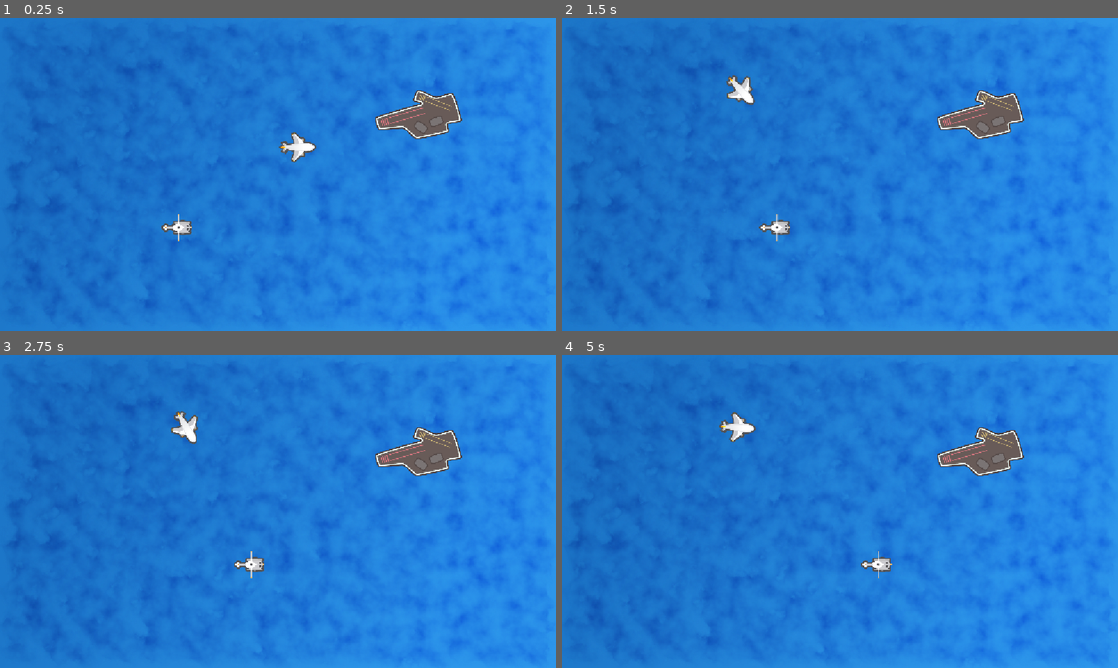
Above: before the commit, frames 1-4 (two rows, left to right).
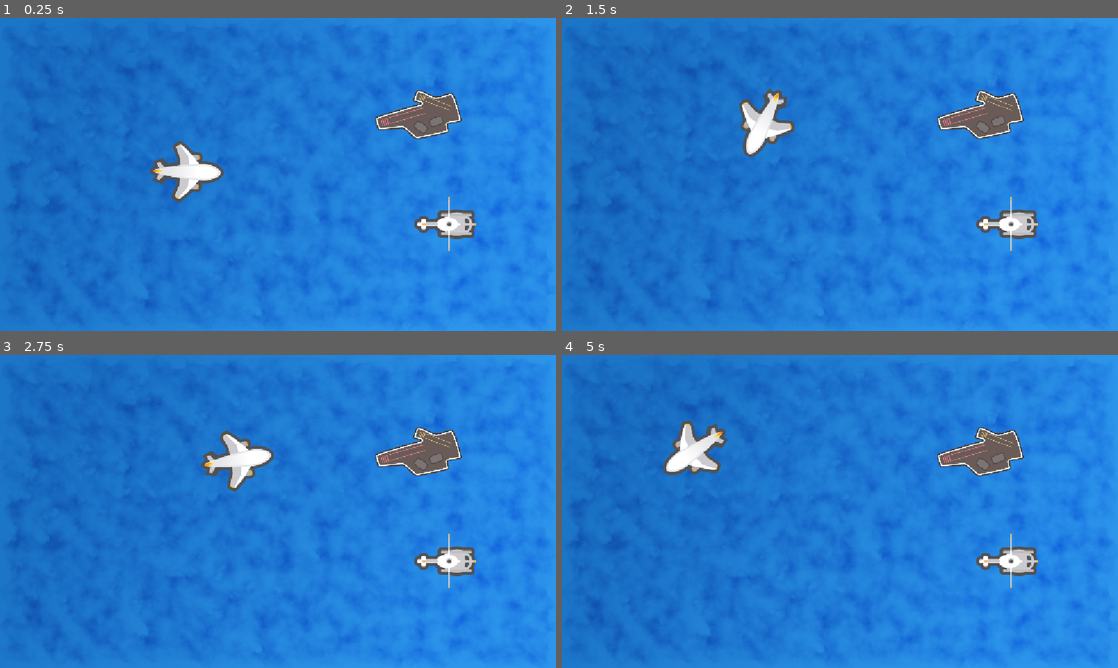
Above: after the commit, the same moments.

Repository: filipeAugusto99/FoudationsGodot
Game: Godot game, scene res://Scenes/Ocean/Ocean.tscn
Two runs of this game, one before a commit and one after it. Both use one fixed random seed, a clock stepped at 60 frames per second and the inputs below.
Inputs (mouse positions are in pixels of both pictures, inside the frame that each line leads up to):
- Up to frame 1 (0.25 s): no input
- Up to frame 2 (1.5 s): tap Enter (ui_accept) at 0.5, 0.77 s; move the mouse to (962, 158) at 0.52 s; hold Right (ui_right) 0.53-1.28 s; move the mouse to (728, 190) at 1.27 s; hold Left (ui_left) from 1.28 s (still down)
- Up to frame 3 (2.75 s): tap Enter (ui_accept) at 1.52 s; move the mouse to (333, 442) at 2.02 s; release Left (ui_left) at 2.03 s; hold Right (ui_right) from 2.03 s (still down)
- Up to frame 4 (5 s): move the mouse to (812, 574) at 2.77 s; tap Enter (ui_accept) at 3.02, 3.77, 4.52 s; move the mouse to (1006, 558) at 3.52 s; release Right (ui_right) at 3.53 s; hold Left (ui_left) from 3.53 s (still down); move the mouse to (673, 464) at 4.27 s

The runs differ from the first frame. In frame 1, 2.6% of the frame differs, in the area x 27-86%, y 36-75%; in frame 2, 2.6%; in frame 3, 2.6%, in the area x 30-86%, y 18-75%; in frame 4, 2.6%.

Commit message:
Translate and Look at Vectors

Diff:
--- a/plane-game/Scenes/Ocean/Ocean.tscn
+++ b/plane-game/Scenes/Ocean/Ocean.tscn
@@ -14,20 +14,19 @@
 texture = ExtResource("1_2ucyk")
 centered = false
 
+[node name="Carrier" type="Sprite2D" parent="." unique_id=1761446161]
+position = Vector2(867, 200)
+scale = Vector2(0.5, 0.5)
+texture = ExtResource("5_t11xa")
+
 [node name="Heli" type="Sprite2D" parent="." unique_id=1721312248]
-position = Vector2(351, 434)
-scale = Vector2(0.5, 0.5)
+position = Vector2(922, 427)
 texture = ExtResource("3_fyc3p")
 
 [node name="EatingSound" type="AudioStreamPlayer" parent="." unique_id=656825188]
 stream = ExtResource("5_fyc3p")
 
-[node name="Carrier" type="Sprite2D" parent="." unique_id=1761446161]
-position = Vector2(867, 200)
-scale = Vector2(0.5, 0.5)
-texture = ExtResource("5_t11xa")
-
-[node name="Plane" type="Sprite2D" parent="Carrier" unique_id=2046711761]
+[node name="Plane" type="Sprite2D" parent="." unique_id=2046711761]
 unique_name_in_owner = true
-position = Vector2(-515, 135)
+position = Vector2(337, 317)
 texture = ExtResource("2_y20wh")
--- a/plane-game/Scenes/Ocean/ocean.gd
+++ b/plane-game/Scenes/Ocean/ocean.gd
@@ -12,9 +12,11 @@
 
 # Called every frame. 'delta' is the elapsed time since the previous frame.
 func _process(delta: float) -> void:
-	# this method allow i control the position x of the plane
-	plane.position.x += 60.0 * delta
-	heli.position.x += 60.0 * delta
+	var dir: Vector2 = plane.position.direction_to(heli.position)
+	plane.look_at(get_global_mouse_position())
+	plane.move_local_x(200.0 * delta)
+	#plane.translate(dir * 200 * delta)
+	#heli.position.y += 20.0 * delta
 	#heli.move_local_y(100.0 * delta)
 	#heli.rotate(1.5 * delta)
 
